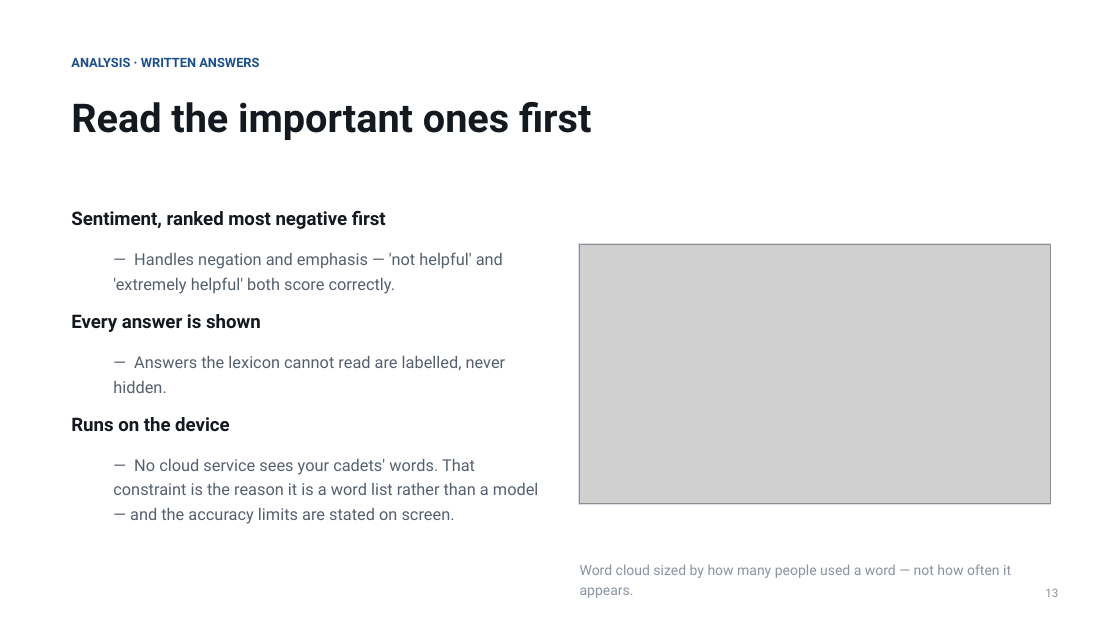
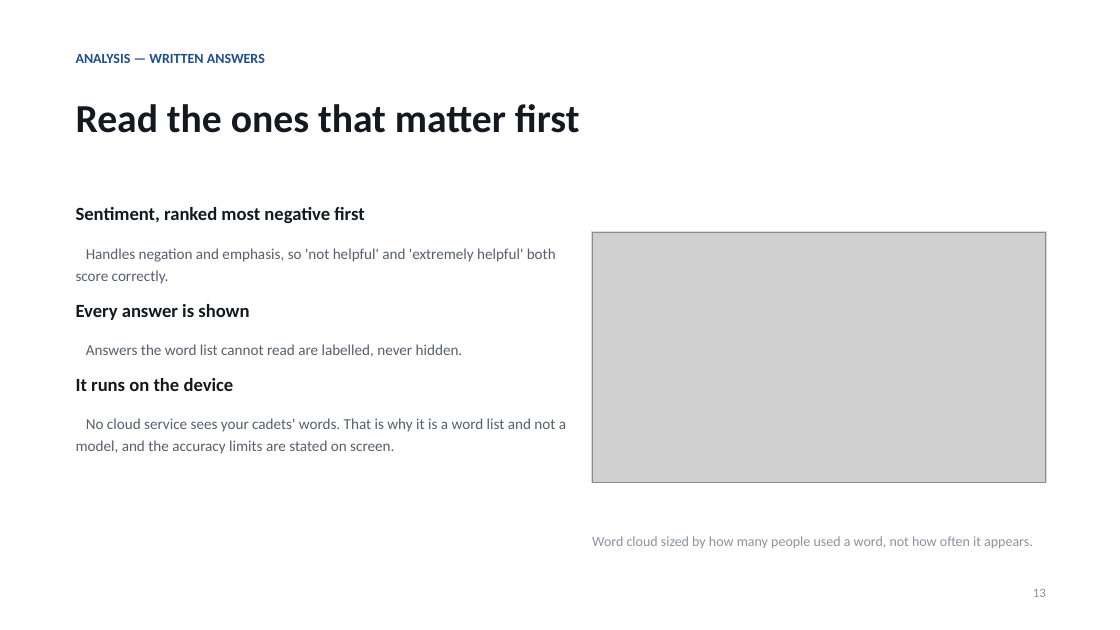
Before and after one commit to dmg-arts/my-pwa, a slide deck: slide 13 of docs/TOP-Feedback-Introduction.pptx. Drawn at 1120x630 pixels with LibreOffice and Linux fonts; fonts in the diff are those of the drawing; grey boxes stand for pictures. Boxes give left, top, right and bottom in pixels: in the first picture for what was removed or moved away, otherwise in the second. Text is boxed around its words. In the diff, an @@ line names an element or a change of style, - is before the commit and + after.

```diff
--- a/docs/TOP-Feedback-Introduction.pptx
+++ b/docs/TOP-Feedback-Introduction.pptx
@@ text at <box>76,54,265,63</box>: text changed; size 11 to 12 pt; font Roboto to Calibri @@
-ANALYSIS · WRITTEN ANSWERS
+ANALYSIS — WRITTEN ANSWERS
@@ text at <box>76,104,580,133</box>: text changed; font Roboto to Calibri @@
-Read the important ones first
+Read the ones that matter first
@@ text at <box>76,207,364,320</box>: font Roboto to Calibri in "Sentiment, ranked most negative first", "Every answer is shown"; line spacing 1.25 to 1.22 @@
@@ picture: place and size @@
-picture at <box>580,245,1050,504</box>
+picture at <box>592,232,1046,482</box>
@@ rectangle: place and size @@
-rectangle at <box>579,244,1051,505</box>
+rectangle at <box>592,231,1047,483</box>
@@ rectangle at <box>592,231,1047,483</box>: outline #D8DEE8 1 pt to #D3DCE8 1 pt @@
@@ text at <box>76,248,556,284</box>: text changed; size 14 to 13 pt; font Roboto to Calibri @@
-  — Handles negation and emphasis — 'not helpful' and 'extremely helpful' both score correctly.
+Handles negation and emphasis, so 'not helpful' and 'extremely helpful' both score correctly.
@@ text at <box>76,344,566,454</box>: text changed; size 14 to 13 pt; font Roboto to Calibri @@
-  — Answers the lexicon cannot read are labelled, never hidden.
-Runs on the device
-  — No cloud service sees your cadets' words. That constraint is the reason it is a word list rather than a model — and the accuracy limits are stated on screen.
+Answers the word list cannot read are labelled, never hidden.
+It runs on the device
+No cloud service sees your cadets' words. That is why it is a word list and not a model, and the accuracy limits are stated on screen.
@@ text at <box>592,536,1033,548</box>: text changed; font Roboto to Calibri @@
-Word cloud sized by how many people used a word — not how often it appears.
+Word cloud sized by how many people used a word, not how often it appears.
@@ text "13": place and size @@
-text "13" at <box>1045,588,1058,597</box>
+text "13" at <box>1033,589,1046,597</box>
@@ text "13" at <box>1033,589,1046,597</box>: size 10 to 11 pt, font Roboto to Calibri; line spacing 1.18 to 1.22 @@
```
Also in this commit, not shown: 16 other slides changed, 2 other files.
